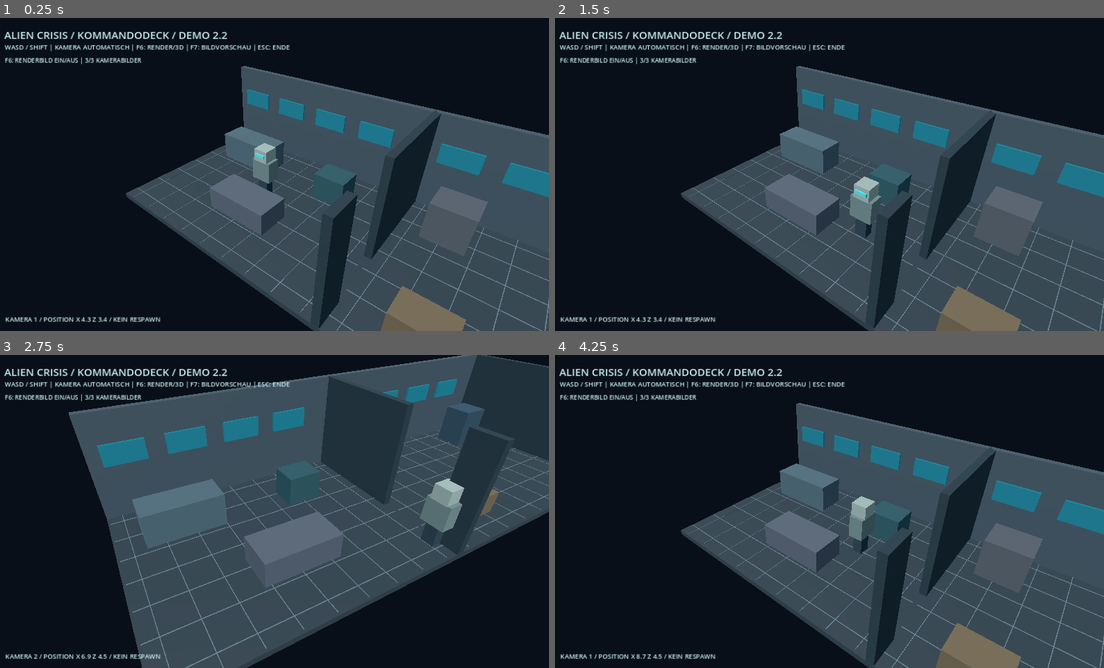
Above: before the commit, frames 1-4 (two rows, left to right).
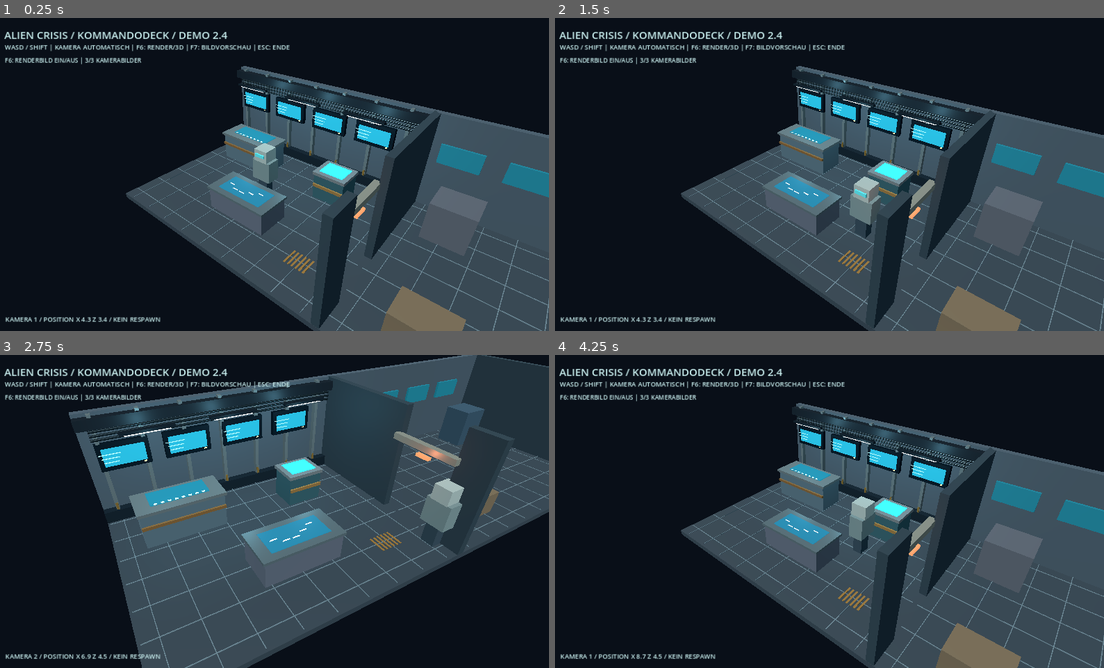
Above: after the commit, the same moments.

Repository: mihnenfeld/Project-Alien-Crisis
Game: Godot game, scene res://scenes/demo_template.tscn
Two runs of this game, one before a commit and one after it. Both use one fixed random seed, a clock stepped at 60 frames per second and the inputs below. This scene is started directly instead of the project's main scene.
Inputs (mouse positions are in pixels of both pictures, inside the frame that each line leads up to):
- Up to frame 1 (0.25 s): no input
- Up to frame 2 (1.5 s): tap Enter at 0.5 s; move the mouse to (950, 158) at 0.52 s; hold D (move_right) 0.53-1.28 s; tap E (interact) at 0.6 s; move the mouse to (714, 190) at 1.27 s; hold S (move_down) from 1.28 s (still down); tap Shift at 1.35 s
- Up to frame 3 (2.75 s): move the mouse to (323, 442) at 2.02 s; release S (move_down) at 2.03 s; hold D (move_right) from 2.03 s (still down); tap E (interact) at 2.1 s
- Up to frame 4 (4.25 s): move the mouse to (796, 574) at 2.77 s; release D (move_right) at 2.78 s; hold W (move_up) 2.78-3.53 s; tap Shift at 2.85 s; move the mouse to (994, 558) at 3.52 s; hold A (move_left) from 3.53 s (still down); tap E (interact) at 3.6 s

The runs differ from the first frame. In frame 1, 5.6% of the frame differs, in the area x 37-79%, y 4-82%; in frame 2, 5.7%; in frame 3, 9.8%, in the area x 12-85%, y 4-68%; in frame 4, 5.6%.

Commit message:
Integrate art-directed industrial command deck into existing camera-matched room template

Diff:
--- a/scripts/demo_template.gd
+++ b/scripts/demo_template.gd
@@ -2,6 +2,7 @@
 ## Demo 2.2: persistent connected world. Only camera changes, actor never respawns.
 const ROOM_SCRIPT = preload("res://scripts/ac_room.gd")
 const CHARACTER_SCRIPT = preload("res://scripts/ac_character.gd")
+const COMMAND_DETAILS = preload("res://scripts/ac_commanddeck_details.gd")
 const ROOM_WIDTH := 9.0
 var rooms: Array[Node3D] = []
 var actor: CharacterBody3D
@@ -46,7 +47,7 @@
     add_child(camera)
     var ui := CanvasLayer.new()
     add_child(ui)
-    heading = _label(ui,Vector2(26,21),"ALIEN CRISIS / VERBUNDENE RAUMWELT 2.2",24)
+    heading = _label(ui,Vector2(26,21),"ALIEN CRISIS / KOMMANDODECK 2.4",24)
     _label(ui,Vector2(27,56),"WASD / SHIFT | KAMERA AUTOMATISCH | F6: RENDER/3D | F7: BILDVORSCHAU | ESC: ENDE",15)
     message = _label(ui,Vector2(28,682),"BEIDE RAEUME BESTEHEN DAUERHAFT. DURCHGANG RECHTS HINTEN.",15)
     view_label = _label(ui,Vector2(27,87),"F6: RENDERBILD EIN/AUS  |  ERSTER TEST: 3D-SZENE ALS EXAKTE KULISSE",14)
@@ -82,6 +83,10 @@
         room.call("add_furniture","Command desk",Vector2(2.2,1.75),Vector2(2.6,1.1),1.15,Color("#536d79"))
         room.call("add_furniture","Terminal",Vector2(6.5,1.9),Vector2(1.25,1.0),1.05,Color("#315b65"))
         room.call("add_furniture","Planning table",Vector2(4.55,4.75),Vector2(2.5,1.25),0.85,Color("#5b6674"))
+        var dressing := Node3D.new()
+        dressing.name = "CommandDeckArt"
+        dressing.set_script(COMMAND_DETAILS)
+        room.add_child(dressing)
     else:
         room.call("add_furniture","Equipment",Vector2(1.6,1.4),Vector2(1.4,1.25),1.4,Color("#59616b"))
         room.call("add_furniture","Service panel",Vector2(7.3,1.4),Vector2(1.2,1.1),1.6,Color("#375365"))
@@ -134,7 +139,7 @@
         2:
             camera.position = Vector3(22.8,8.8,12.4)
             camera.look_at(Vector3(13.5,0.9,3.3),Vector3.UP)
-    heading.text = "ALIEN CRISIS / %s / DEMO 2.2" % ("WARTUNGSKORRIDOR" if camera_slot == 2 else "KOMMANDODECK")
+    heading.text = "ALIEN CRISIS / %s / DEMO 2.4" % ("WARTUNGSKORRIDOR" if camera_slot == 2 else "KOMMANDODECK")
     message.text = "KAMERA %d / POSITION X %.1f Z %.1f / KEIN RESPAWN" % [camera_slot+1,actor.position.x,actor.position.z]
     if render_mode:
         _show_baked_view()
